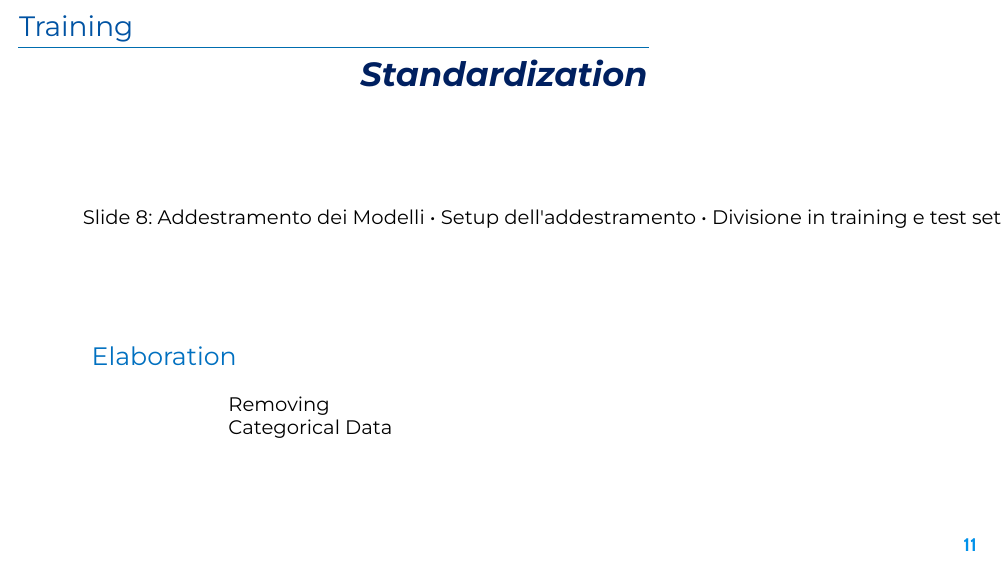
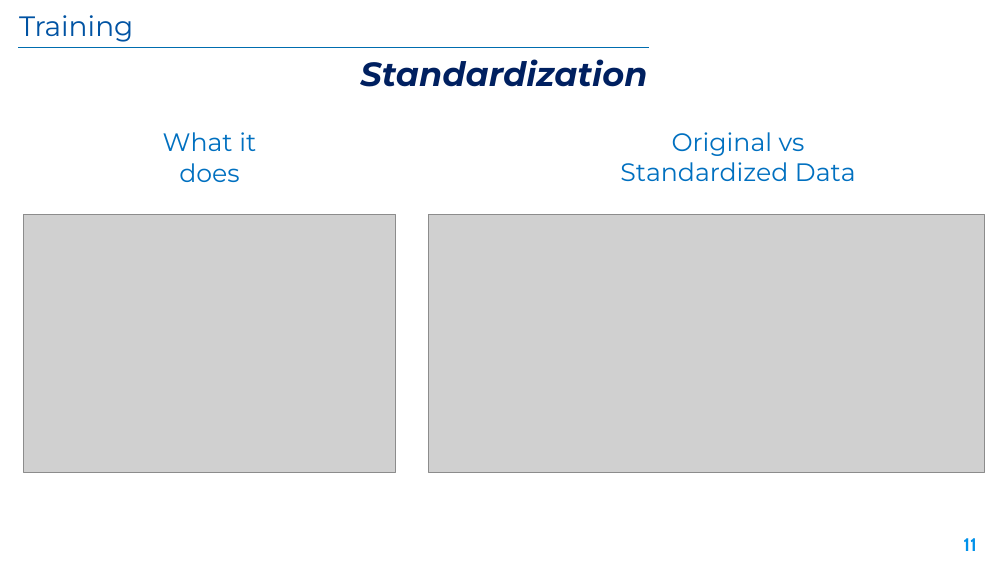
Before and after one commit to Marco-Sau/Meta-Dataset-Regression, a slide deck: slide 11 of Docs/Presentation.pptx. Drawn at 1008x567 pixels with LibreOffice and Linux fonts; fonts in the diff are those of the drawing; grey boxes stand for pictures; background and template pictures are left out. Boxes give left, top, right and bottom in pixels: in the first picture for what was removed or moved away, otherwise in the second. Text is boxed around its words. In the diff, an @@ line names an element or a change of style, - is before the commit and + after.

```diff
--- a/Docs/Presentation.pptx
+++ b/Docs/Presentation.pptx
@@ text added at bbox=[163, 132, 256, 182], 18 pt, text #0070C0 @@
+What it does
@@ text added at bbox=[620, 132, 856, 181], 18 pt, text #0070C0 @@
+Original vs Standardized Data
@@ text removed at bbox=[83, 209, 1001, 228] @@
-Slide 8: Addestramento dei Modelli • Setup dell'addestramento • Divisione in training e test set
@@ picture added at bbox=[23, 215, 395, 473] @@
@@ picture added at bbox=[428, 215, 985, 473] @@
@@ text removed at bbox=[92, 346, 237, 365] @@
-Elaboration
@@ text removed at bbox=[228, 396, 392, 438] @@
-Removing Categorical Data
```
Also in this commit, not shown: 4 other slides changed, 3 slides added, 3 slides removed, 1 other file.
